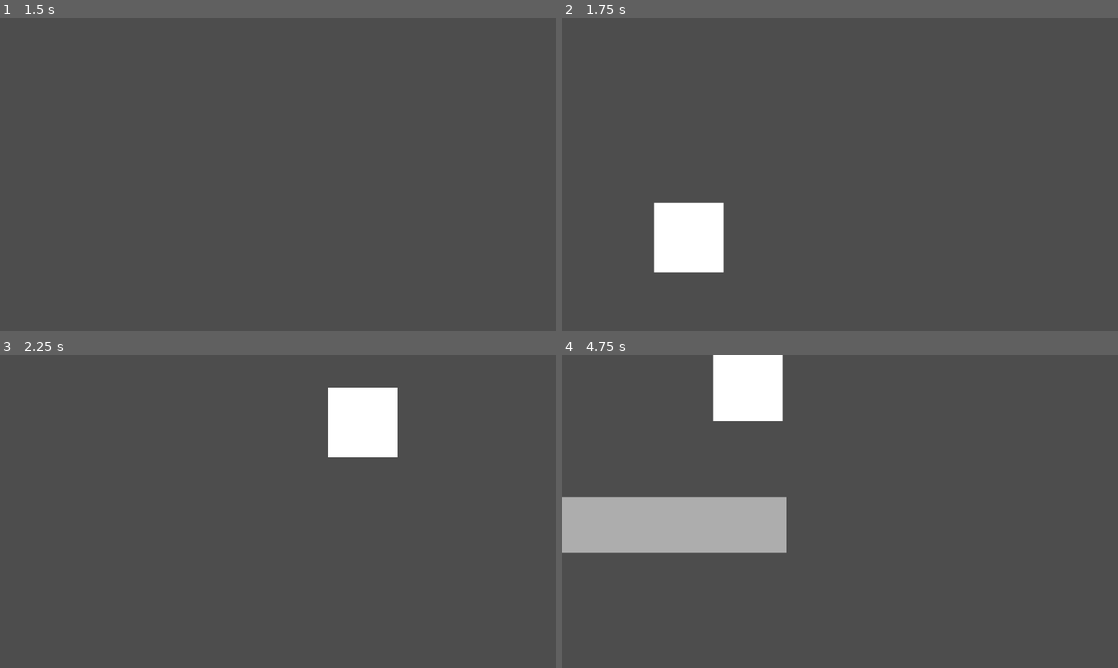
Above: before the commit, frames 1-4 (two rows, left to right).
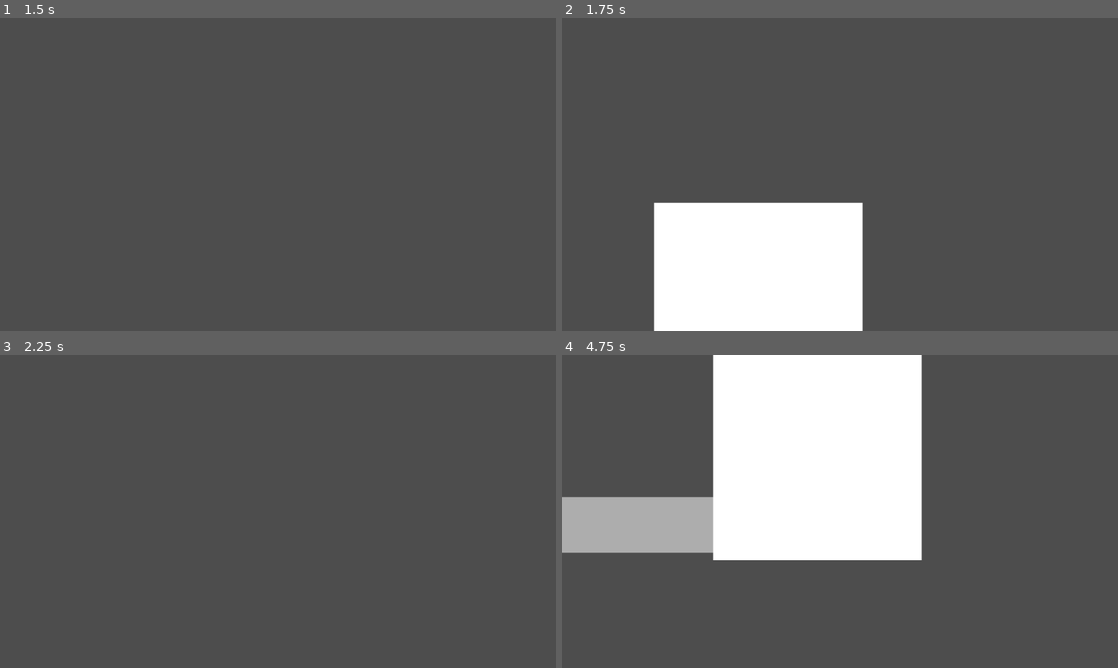
Above: after the commit, the same moments.

Repository: s29741-pj/SGD_DropPod
Game: Godot game, scene res://scenes/main.tscn
Same seed, same stepped clock (60 frames per second), same inputs: the game is played once before the commit and once after it.
Inputs (mouse positions are in pixels of both pictures, inside the frame that each line leads up to):
- Up to frame 1 (1.5 s): tap Enter (ui_accept) at 0.5, 0.77, 1.25 s; move the mouse to (400, 158) at 0.52 s; hold Right (ui_right) from 0.53 s (still down); click (400, 158) at 0.6 s; tap Q (switch_weapon, bound only after the commit) at 0.8, 1.35 s; move the mouse to (166, 190) at 1.27 s
- Up to frame 2 (1.75 s): keep holding Right (ui_right); tap Enter (ui_accept) at 1.52 s; click (728, 190) at 1.55 s
- Up to frame 3 (2.25 s): move the mouse to (333, 442) at 2.02 s; release Right (ui_right) at 2.03 s; hold Left (ui_left) from 2.03 s (still down); click (333, 442) at 2.1 s
- Up to frame 4 (4.75 s): tap Q (switch_weapon, bound only after the commit) at 2.3, 2.85, 3.8, 4.35 s; move the mouse to (812, 574) at 2.77 s; release Left (ui_left) at 2.78 s; hold Right (ui_right) 2.78-4.28 s; tap Enter (ui_accept) at 3.02, 3.77, 4.25, 4.52 s; click (812, 574) at 3.05 s; move the mouse to (1006, 558) at 3.52 s; click (1006, 558) at 3.6 s; move the mouse to (673, 464) at 4.27 s; hold Left (ui_left) from 4.28 s (still down); click (673, 464) at 4.55 s

Frame 1 is identical in both runs. In frame 2, 13% of the frame differs, in the area x 16-55%, y 58-100%; in frame 3, 2.8%; in frame 4, 22%, in the area x 27-65%, y 0-66%.

Commit message:
bolt pistol, bolter, plasma, melee

Diff:
--- a/project.godot
+++ b/project.godot
@@ -28,6 +28,11 @@
 "events": [Object(InputEventMouseButton,"resource_local_to_scene":false,"resource_name":"","device":-1,"window_id":0,"a …(253 unchanged characters)…
 ]
 }
+switch_weapon={
+"deadzone": 0.2,
+"events": [Object(InputEventKey,"resource_local_to_scene":false,"resource_name":"","device":-1,"window_id":0,"alt_pressed":false,"shift_pressed":false,"ctrl_pressed":false,"meta_pressed":false,"pressed":false,"keycode":0,"physical_keycode":81,"key_label":0,"unicode":113,"location":0,"echo":false,"script":null)
+]
+}
 
 [physics]
 
--- a/scenes/player.gd
+++ b/scenes/player.gd
@@ -1,20 +1,19 @@
 extends CharacterBody2D
+
+const SPEED = 180.0
+const JUMP_VELOCITY = -380.0
+const GRAVITY = 900.0
+const FUEL_MAX = 100.0
+const FUEL_REFILL = 30.0
 
 @export var bullet_scene: PackedScene
 @export var muzzle_flash_scene: PackedScene
 
-const SPEED = 180.0
-const JUMP_VELOCITY = -380.0
-const GRAVITY = 900.0
-const JETPACK_FORCE = -600.0
-const FUEL_MAX = 100.0
-const FUEL_DRAIN = 40.0
-const FUEL_REFILL = 30.0
+var can_shoot = true
+var fuel = FUEL_MAX
+var current_weapon = 0
+var weapons = ["bolt_pistol", "bolter", "plasma", "melee"]
 
-
-var can_shoot = true
-const SHOOT_COOLDOWN = 0.3
-var fuel = FUEL_MAX
 
 func _physics_process(delta):
 	if not is_on_floor():
@@ -39,18 +38,59 @@
 	if Input.is_action_just_pressed("ui_primary"):
 		shoot()
 
+	if Input.is_action_just_pressed("switch_weapon"):
+		current_weapon = (current_weapon + 1) % weapons.size()
+		print("Bron: ", weapons[current_weapon])
+
 	move_and_slide()
 
 func shoot():
 	if not can_shoot:
 		return
+	match weapons[current_weapon]:
+		"bolt_pistol":
+			fire_bolt_pistol()
+		"bolter":
+			fire_bolter()
+		"plasma":
+			fire_plasma()
+		"melee":
+			fire_melee()
+
+
+func fire_bolt_pistol():
 	can_shoot = false
+	spawn_bullet(1.0)
+	await get_tree().create_timer(0.4).timeout
+	can_shoot = true
+
+func fire_bolter():
+	can_shoot = false
+	for i in 3:
+		spawn_bullet(1.0)
+		await get_tree().create_timer(0.1).timeout
+	await get_tree().create_timer(0.3).timeout
+	can_shoot = true
+
+func fire_plasma():
+	can_shoot = false
+	spawn_bullet(3.0)
+	await get_tree().create_timer(0.8).timeout
+	can_shoot = true
+
+func fire_melee():
+	can_shoot = false
+	print("ATAK WRECZEM")
+	await get_tree().create_timer(0.4).timeout
+	can_shoot = true
+
+func spawn_bullet(size_mult):
 	var bullet = bullet_scene.instantiate()
 	bullet.position = global_position
 	bullet.direction = (get_global_mouse_position() - global_position).normalized()
+	bullet.scale = Vector2(size_mult, size_mult)
 	get_parent().add_child(bullet)
-	var flash = muzzle_flash_scene.instantiate()
-	flash.position = global_position
-	get_parent().add_child(flash)
-	await get_tree().create_timer(SHOOT_COOLDOWN).timeout
-	can_shoot = true
+	if muzzle_flash_scene:
+		var flash = muzzle_flash_scene.instantiate()
+		flash.position = global_position
+		get_parent().add_child(flash)
